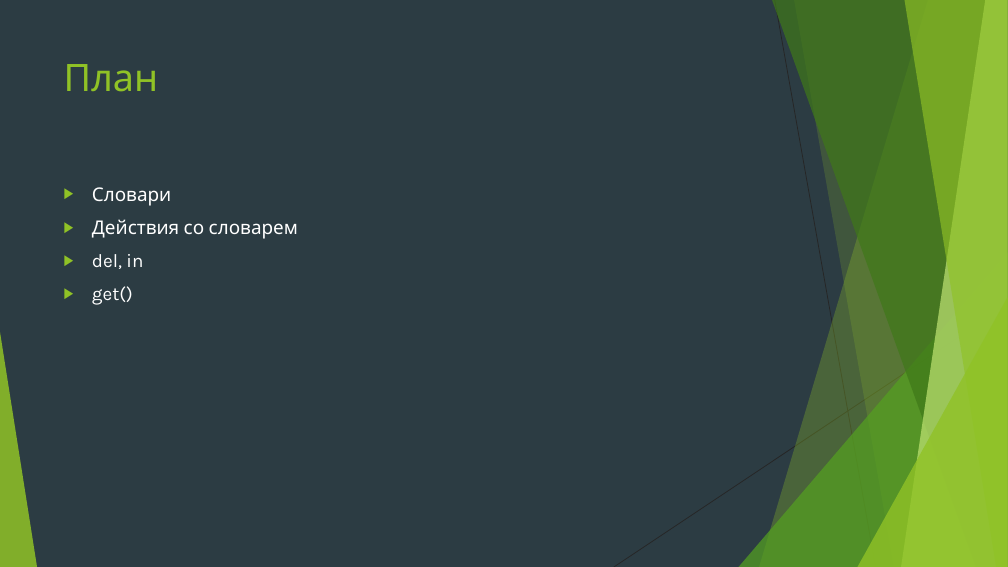
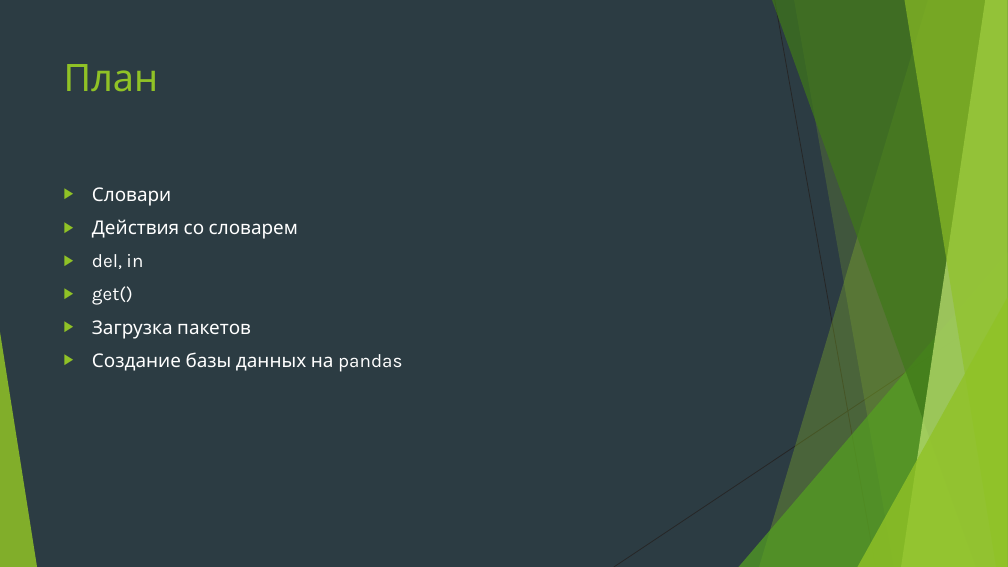
Before and after one commit to Yegor9151/for_corund, a slide deck: slide 2 of course_project_for_korund/ver 1.1/уроки/урок 7.pptx. Drawn at 1008x567 pixels with LibreOffice and Linux fonts; fonts in the diff are those of the drawing. Boxes give left, top, right and bottom in pixels: in the first picture for what was removed or moved away, otherwise in the second. Text is boxed around its words. In the diff, an @@ line names an element or a change of style, - is before the commit and + after.

```diff
--- a/course_project_for_korund/ver 1.1/уроки/урок 7.pptx
+++ b/course_project_for_korund/ver 1.1/уроки/урок 7.pptx
@@ text at [92,320,402,372]: paragraphs added @@
+▶ Загрузка пакетов
+▶ Создание базы данных на pandas
```
Also in this commit, not shown: 4 other slides changed, 2 slides added.
